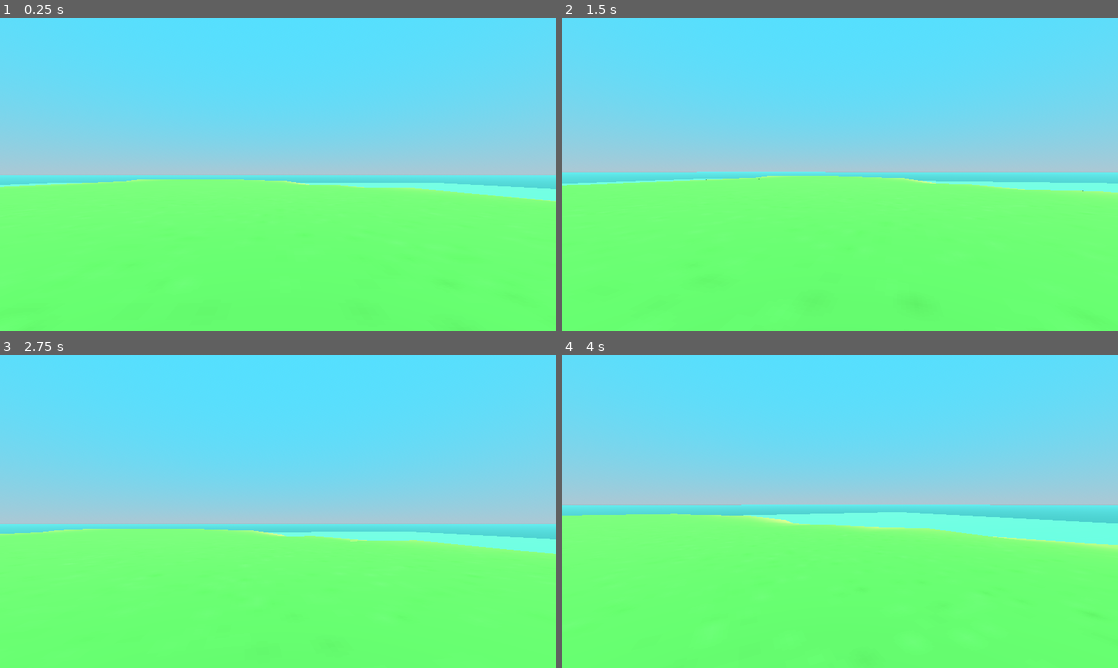
Above: before the commit, frames 1-4 (two rows, left to right).
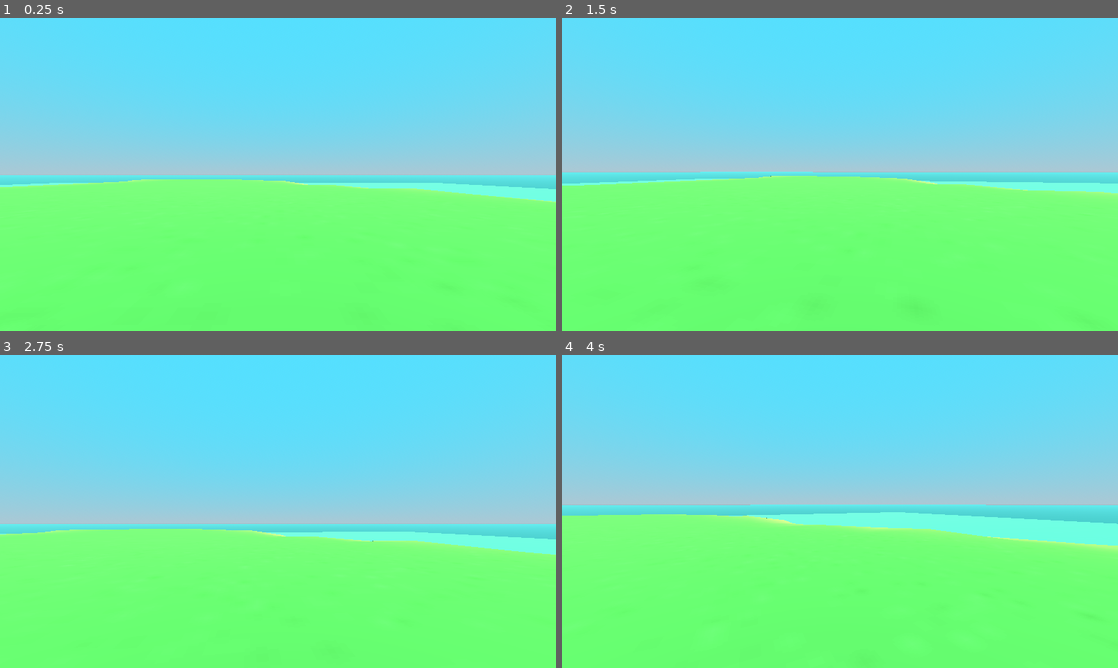
Above: after the commit, the same moments.

Repository: gevonstria/island_survivor
Game: Godot game, scene res://game/main_game.tscn
Two runs of this game, one before a commit and one after it. Both use one fixed random seed, a clock stepped at 60 frames per second and the inputs below.
Inputs (mouse positions are in pixels of both pictures, inside the frame that each line leads up to):
- Up to frame 1 (0.25 s): no input
- Up to frame 2 (1.5 s): tap Enter at 0.5 s; move the mouse to (867, 174) at 0.52 s; hold W (move_forward) from 0.53 s (still down); tap F (interact) at 0.6, 1.35 s; tap Space (jump) at 0.77 s; move the mouse to (812, 174) at 1.27 s
- Up to frame 3 (2.75 s): keep holding W (move_forward); tap Space (jump) at 1.52 s; move the mouse to (289, 505) at 2.02 s; hold Shift (sprint) from 2.03 s (still down); tap F (interact) at 2.3 s
- Up to frame 4 (4 s): keep holding W (move_forward); tap Space (jump) at 2.75, 3.02, 3.77 s; move the mouse to (834, 517) at 2.77 s; release Shift (sprint) at 2.78 s; tap F (interact) at 2.85, 3.6 s; move the mouse to (878, 514) at 3.52 s

The runs differ from the first frame. In frame 1, 0.1% of the frame differs, in the area x 0-100%, y 51-59%; in frame 2, 0.1%; in frame 3, 0.2%; in frame 4, 0.2%, in the area x 3-100%, y 47-61%.

Commit message:
initial interactables

Diff:
--- /dev/null
+++ b/actors/player/interaction_raycast.gd
@@ -0,0 +1,7 @@
+extends RayCast3D
+
+func check_interaction():
+	if is_colliding() and Input.is_action_just_pressed("interact"):
+		var collider = get_collider()
+		if collider is Interactable:
+			collider.start_interaction()
--- a/actors/player/player.gd
+++ b/actors/player/player.gd
@@ -7,9 +7,13 @@
 @export var mouse_sensitivity = .005
 
 @onready var head: Node3D = $Head
+@onready var interaction_ray_cast: RayCast3D = $Head/InteractionRayCast
 
 func _ready() -> void:
 	Input.set_mouse_mode(Input.MOUSE_MODE_CAPTURED)
+
+func _process(delta: float) -> void:
+	interaction_ray_cast.check_interaction()
 
 func _physics_process(delta: float) -> void:
 	move()
--- a/actors/player/player.tscn
+++ b/actors/player/player.tscn
@@ -1,18 +1,26 @@
-[gd_scene load_steps=3 format=3 uid="uid://c0jgi2ob22am"]
+[gd_scene load_steps=4 format=3 uid="uid://c0jgi2ob22am"]
 
 [ext_resource type="Script" path="res://actors/player/player.gd" id="1_xinmw"]
+[ext_resource type="Script" path="res://actors/player/interaction_raycast.gd" id="2_sndod"]
 
 [sub_resource type="CapsuleShape3D" id="CapsuleShape3D_aye3v"]
 radius = 0.25
 height = 1.8
 
 [node name="Player" type="CharacterBody3D"]
+collision_layer = 2
 script = ExtResource("1_xinmw")
 
 [node name="CollisionShape3D" type="CollisionShape3D" parent="."]
 shape = SubResource("CapsuleShape3D_aye3v")
 
 [node name="Head" type="Node3D" parent="."]
+transform = Transform3D(1, 0, 0, 0, 1, 0, 0, 0, 1, 0, 0.719525, 0)
 
 [node name="Camera3D" type="Camera3D" parent="Head"]
-transform = Transform3D(1, 0, 0, 0, 1, 0, 0, 0, 1, 0, 0.667974, 0)
+
+[node name="InteractionRayCast" type="RayCast3D" parent="Head"]
+target_position = Vector3(0, 0, -2)
+collision_mask = 4
+collide_with_areas = true
+script = ExtResource("2_sndod")
--- /dev/null
+++ b/game/configs/item_configs.gd
@@ -0,0 +1,7 @@
+class_name ItemConfig
+
+enum Keys {
+	Stick,
+	Stone,
+	Plant
+}
--- a/game/main_game.tscn
+++ b/game/main_game.tscn
@@ -1,9 +1,12 @@
-[gd_scene load_steps=11 format=3 uid="uid://ppn1n247flea"]
+[gd_scene load_steps=14 format=3 uid="uid://ppn1n247flea"]
 
 [ext_resource type="PackedScene" uid="uid://cqv1te5gsmcqu" path="res://meshes/terrain.tscn" id="1_n8ujt"]
 [ext_resource type="PackedScene" uid="uid://cqo36ffues6de" path="res://meshes/tree.tscn" id="2_c1sr5"]
 [ext_resource type="PackedScene" uid="uid://byilx5u8nm1jg" path="res://meshes/mushroom.tscn" id="3_x4jlk"]
 [ext_resource type="PackedScene" uid="uid://c0jgi2ob22am" path="res://actors/player/player.tscn" id="4_vwl8j"]
+[ext_resource type="PackedScene" uid="uid://cx1uddu2wq3xj" path="res://items/interactables/pickable_stick.tscn" id="5_ixs6h"]
+[ext_resource type="PackedScene" uid="uid://utcl1x1kr6r" path="res://items/interactables/pickable_stone.tscn" id="6_4k87j"]
+[ext_resource type="PackedScene" uid="uid://ccfpwxfs4sr1i" path="res://items/interactables/pickable_plant.tscn" id="7_1lnfn"]
 
 [sub_resource type="ConcavePolygonShape3D" id="ConcavePolygonShape3D_o66gv"]
 data = PackedVector3Array(142.68, -5, -142.685, 150, -5, -150, 150, -5, -142.685, 142.68, -5, -142.685, 142.68, -5, -15 …(226880 unchanged characters)…
@@ -39,6 +42,7 @@
 [node name="Terrain" parent="StageController/Island" instance=ExtResource("1_n8ujt")]
 
 [node name="StaticBody3D" type="StaticBody3D" parent="StageController/Island/Terrain"]
+collision_mask = 0
 
 [node name="CollisionShape3D" type="CollisionShape3D" parent="StageController/Island/Terrain/StaticBody3D"]
 shape = SubResource("ConcavePolygonShape3D_o66gv")
@@ -75,3 +79,24 @@
 
 [node name="Player" parent="." instance=ExtResource("4_vwl8j")]
 transform = Transform3D(1, 0, 0, 0, 1, 0, 0, 0, 1, 24.3627, 0.935385, 6.00402)
+
+[node name="PickableStick" parent="." instance=ExtResource("5_ixs6h")]
+transform = Transform3D(1, 0, 0, 0, 1, 0, 0, 0, 1, 24.8024, 0, 9.39594)
+
+[node name="PickableStone" parent="." instance=ExtResource("6_4k87j")]
+transform = Transform3D(1, 0, 0, 0, 1, 0, 0, 0, 1, 22.5862, 0, 8.40536)
+
+[node name="PickableStone2" parent="." instance=ExtResource("6_4k87j")]
+transform = Transform3D(1, 0, 0, 0, 1, 0, 0, 0, 1, 22.4122, -1.19209e-07, 11.3808)
+
+[node name="PickableStick2" parent="." instance=ExtResource("5_ixs6h")]
+transform = Transform3D(1, 0, 0, 0, 1, 0, 0, 0, 1, 25.5869, 0, 6.63909)
+
+[node name="PickableStick3" parent="." instance=ExtResource("5_ixs6h")]
+transform = Transform3D(1, 0, 0, 0, 1, 0, 0, 0, 1, 23.2651, 0, 5.39578)
+
+[node name="PickableStick4" parent="." instance=ExtResource("7_1lnfn")]
+transform = Transform3D(1, 0, 0, 0, 1, 0, 0, 0, 1, 26.3852, 0, 6.50789)
+
+[node name="PickableStick5" parent="." instance=ExtResource("7_1lnfn")]
+transform = Transform3D(1, 0, 0, 0, 1, 0, 0, 0, 1, 22.3694, -1.19209e-07, 5.78063)
--- /dev/null
+++ b/items/interactables/interactable.gd
@@ -0,0 +1,7 @@
+extends Area3D
+class_name Interactable
+
+@export var prompt = "Interact"
+
+func start_interaction():
+	pass
--- /dev/null
+++ b/items/interactables/pickable.gd
@@ -0,0 +1,10 @@
+extends Interactable
+class_name Pickable
+
+@export var item_key : ItemConfig.Keys
+
+@onready var parent = get_parent()
+
+func start_interaction():
+	print(parent)
+	parent.queue_free()
--- /dev/null
+++ b/items/interactables/pickable_plant.tscn
@@ -0,0 +1,20 @@
+[gd_scene load_steps=4 format=3 uid="uid://ccfpwxfs4sr1i"]
+
+[ext_resource type="PackedScene" uid="uid://cngs43m42uks4" path="res://items/interactables/pickable_template.tscn" id="1_opyld"]
+[ext_resource type="PackedScene" uid="uid://d0wj7tngdl4nl" path="res://meshes/plant.tscn" id="2_nhr0d"]
+
+[sub_resource type="CapsuleShape3D" id="CapsuleShape3D_hyxy5"]
+radius = 0.109895
+height = 0.550121
+
+[node name="PickableStick" instance=ExtResource("1_opyld")]
+
+[node name="Pickable" parent="." index="0"]
+item_key = 2
+prompt = "Pick Up Plant"
+
+[node name="CollisionShape3D" parent="Pickable" index="0"]
+transform = Transform3D(1, 0, 0, 0, 1, 0, 0, 0, 1, 0, 0.257038, 0)
+shape = SubResource("CapsuleShape3D_hyxy5")
+
+[node name="Plant" parent="Pickable" index="1" instance=ExtResource("2_nhr0d")]
--- /dev/null
+++ b/items/interactables/pickable_stick.tscn
@@ -0,0 +1,20 @@
+[gd_scene load_steps=4 format=3 uid="uid://cx1uddu2wq3xj"]
+
+[ext_resource type="PackedScene" uid="uid://cngs43m42uks4" path="res://items/interactables/pickable_template.tscn" id="1_oos7u"]
+[ext_resource type="PackedScene" uid="uid://bc43smq63xcko" path="res://meshes/stick.tscn" id="2_i5aek"]
+
+[sub_resource type="CapsuleShape3D" id="CapsuleShape3D_hyxy5"]
+radius = 0.109895
+height = 0.788543
+
+[node name="PickableStick" instance=ExtResource("1_oos7u")]
+
+[node name="Pickable" parent="." index="0"]
+prompt = "Pick Up Stick"
+
+[node name="CollisionShape3D" parent="Pickable" index="0"]
+transform = Transform3D(1, 0, 0, 0, -4.37114e-08, -1, 0, 1, -4.37114e-08, 0, 0, 0)
+shape = SubResource("CapsuleShape3D_hyxy5")
+
+[node name="Stick" parent="Pickable" index="1" instance=ExtResource("2_i5aek")]
+transform = Transform3D(1, 0, 0, 0, -1, 8.74228e-08, 0, -8.74228e-08, -1, 0, 0, 0)
--- /dev/null
+++ b/items/interactables/pickable_stone.tscn
@@ -0,0 +1,20 @@
+[gd_scene load_steps=4 format=3 uid="uid://utcl1x1kr6r"]
+
+[ext_resource type="PackedScene" uid="uid://cngs43m42uks4" path="res://items/interactables/pickable_template.tscn" id="1_hutr5"]
+[ext_resource type="PackedScene" uid="uid://dyy482p8hlrxs" path="res://meshes/stone.tscn" id="2_bjsmd"]
+
+[sub_resource type="CapsuleShape3D" id="CapsuleShape3D_hyxy5"]
+radius = 0.109895
+height = 0.304733
+
+[node name="PickableStone" instance=ExtResource("1_hutr5")]
+
+[node name="Pickable" parent="." index="0"]
+item_key = 1
+prompt = "Pick Up Stone"
+
+[node name="CollisionShape3D" parent="Pickable" index="0"]
+transform = Transform3D(1, 0, 0, 0, -4.37114e-08, -1, 0, 1, -4.37114e-08, 0, 0, 0)
+shape = SubResource("CapsuleShape3D_hyxy5")
+
+[node name="Stone" parent="Pickable" index="1" instance=ExtResource("2_bjsmd")]
--- /dev/null
+++ b/items/interactables/pickable_template.tscn
@@ -0,0 +1,12 @@
+[gd_scene load_steps=2 format=3 uid="uid://cngs43m42uks4"]
+
+[ext_resource type="Script" path="res://items/interactables/pickable.gd" id="1_3poo4"]
+
+[node name="PickableTemplate" type="Node3D"]
+
+[node name="Pickable" type="Area3D" parent="."]
+collision_layer = 4
+collision_mask = 0
+script = ExtResource("1_3poo4")
+
+[node name="CollisionShape3D" type="CollisionShape3D" parent="Pickable"]
--- a/project.godot
+++ b/project.godot
@@ -57,3 +57,9 @@
 "events": [Object(InputEventKey,"resource_local_to_scene":false,"resource_name":"","device":-1,"window_id":0,"alt_pressed":false,"shift_pressed":false,"ctrl_pressed":false,"meta_pressed":false,"pressed":false,"keycode":0,"physical_keycode":70,"key_label":0,"unicode":102,"echo":false,"script":null)
 ]
 }
+
+[layer_names]
+
+3d_physics/layer_1="ground"
+3d_physics/layer_2="actor"
+3d_physics/layer_3="interactable"
